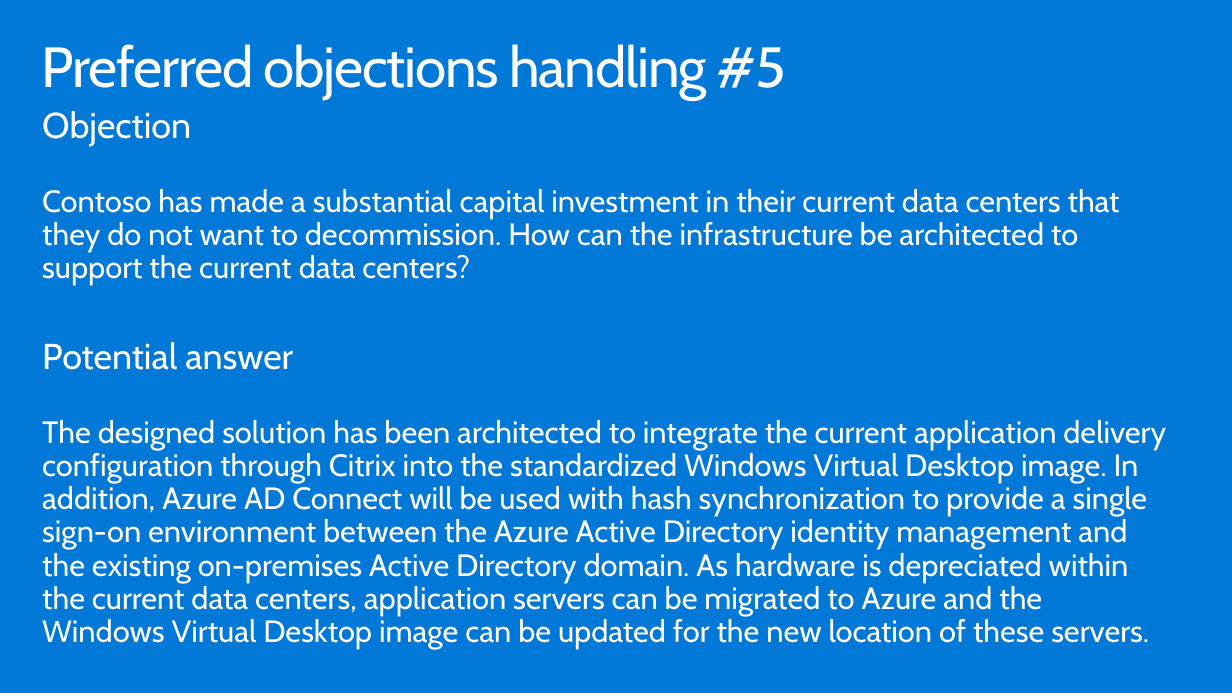
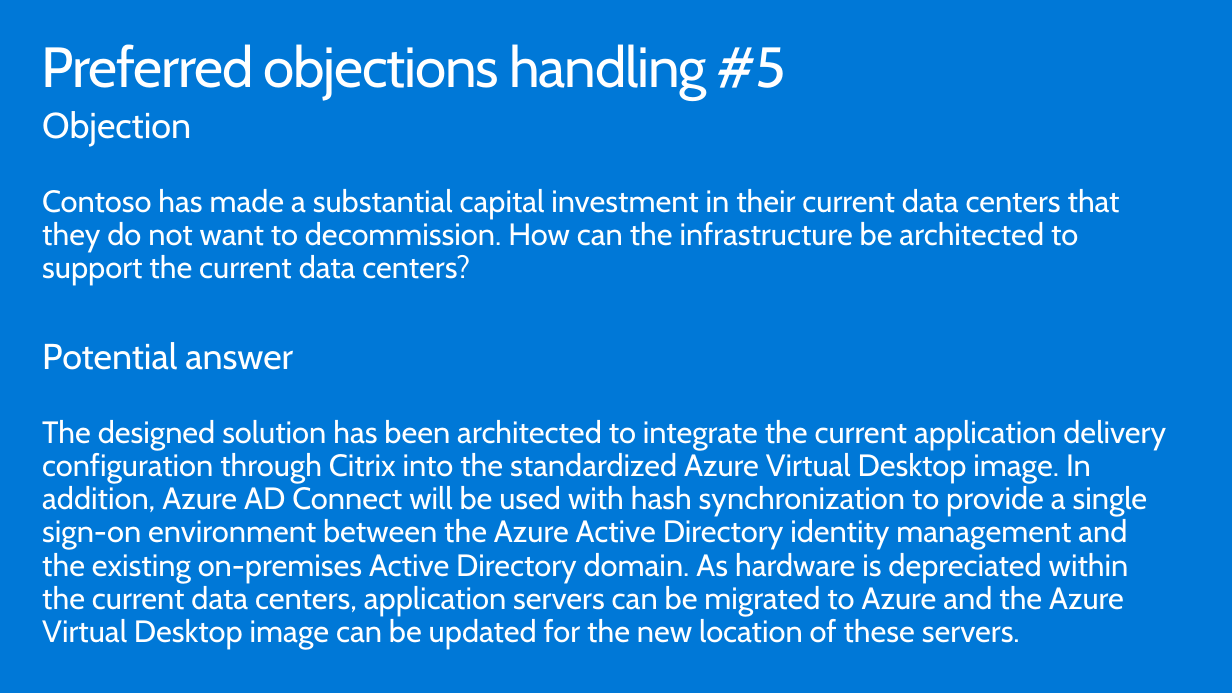
Before and after one commit to tobiasrademacher/MCW-Implementing-Azure-Virtual-Desktop-in-the-enterprise, a slide deck: slide 32 of Whiteboard design session/WDS trainer presentation - Implementing Windows Virtual Desktop in the enterprise.pptx. Drawn at 1232x693 pixels with LibreOffice and Linux fonts; fonts in the diff are those of the drawing. Boxes give left, top, right and bottom in pixels: in the first picture for what was removed or moved away, otherwise in the second. Text is boxed around its words. In the diff, an @@ line names an element or a change of style, - is before the commit and + after.

```diff
--- a/Whiteboard design session/WDS trainer presentation - Implementing Windows Virtual Desktop in the enterprise.pptx
+++ b/Whiteboard design session/WDS trainer presentation - Implementing Windows Virtual Desktop in the enterprise.pptx
@@ text at (42, 420, 1166, 649): text changed @@
-The designed solution has been architected to integrate the current application delivery configuration through Citrix into the standardized Windows Virtual Desktop image. In addition, Azure AD Connect will be used with hash synchronization to provide a single sign-on environment between the Azure Active Directory identity management and the existing on-premises Active Directory domain. As hardware is depreciated within the current data centers, application servers can be migrated to Azure and the Windows Virtual Desktop image can be updated for the new location of these servers.
+The designed solution has been architected to integrate the current application delivery configuration through Citrix into the standardized Azure Virtual Desktop image. In addition, Azure AD Connect will be used with hash synchronization to provide a single sign-on environment between the Azure Active Directory identity management and the existing on-premises Active Directory domain. As hardware is depreciated within the current data centers, application servers can be migrated to Azure and the Azure Virtual Desktop image can be updated for the new location of these servers.
```
Also in this commit, not shown: 7 other slides changed, 5 other files.
